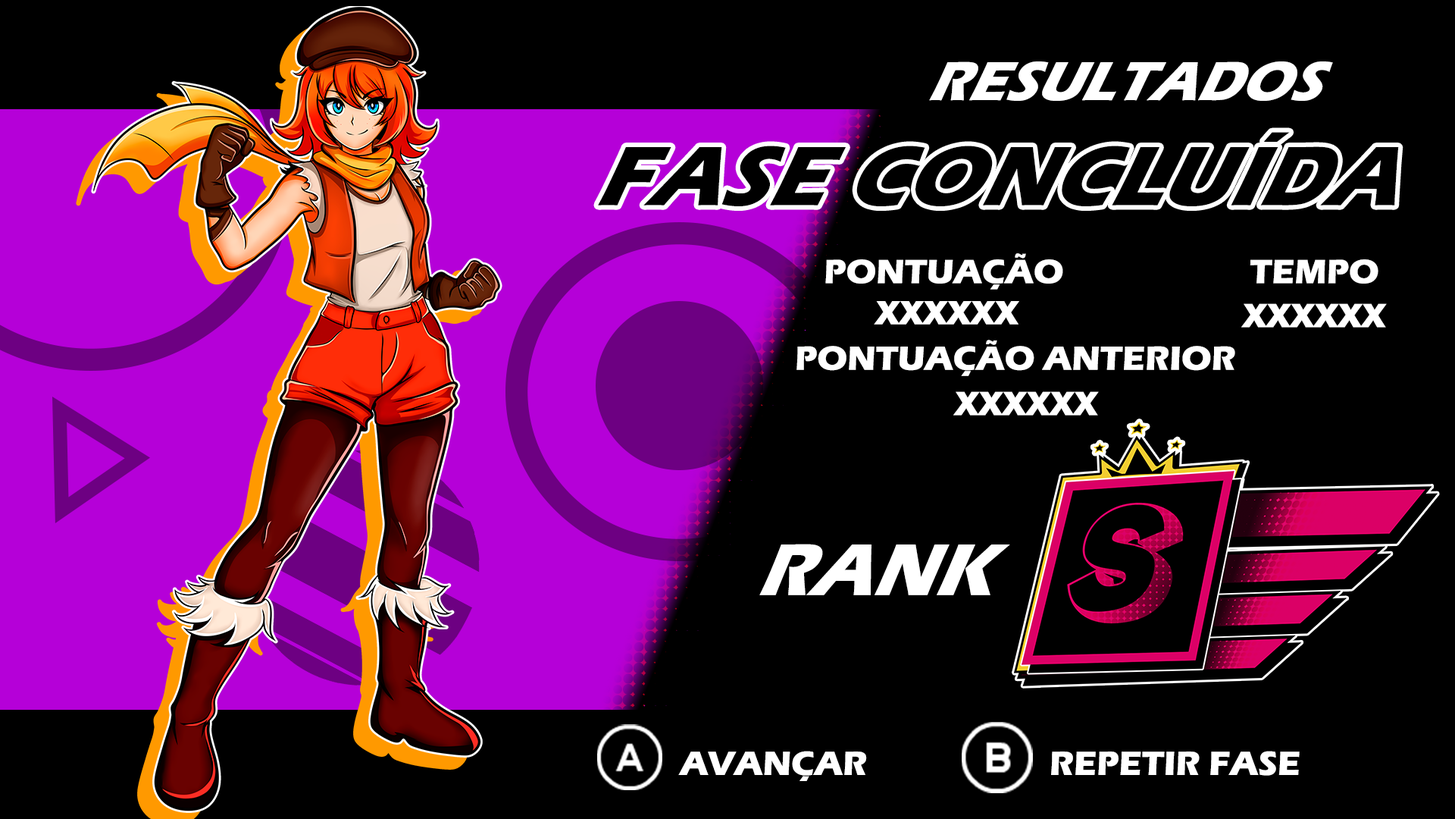
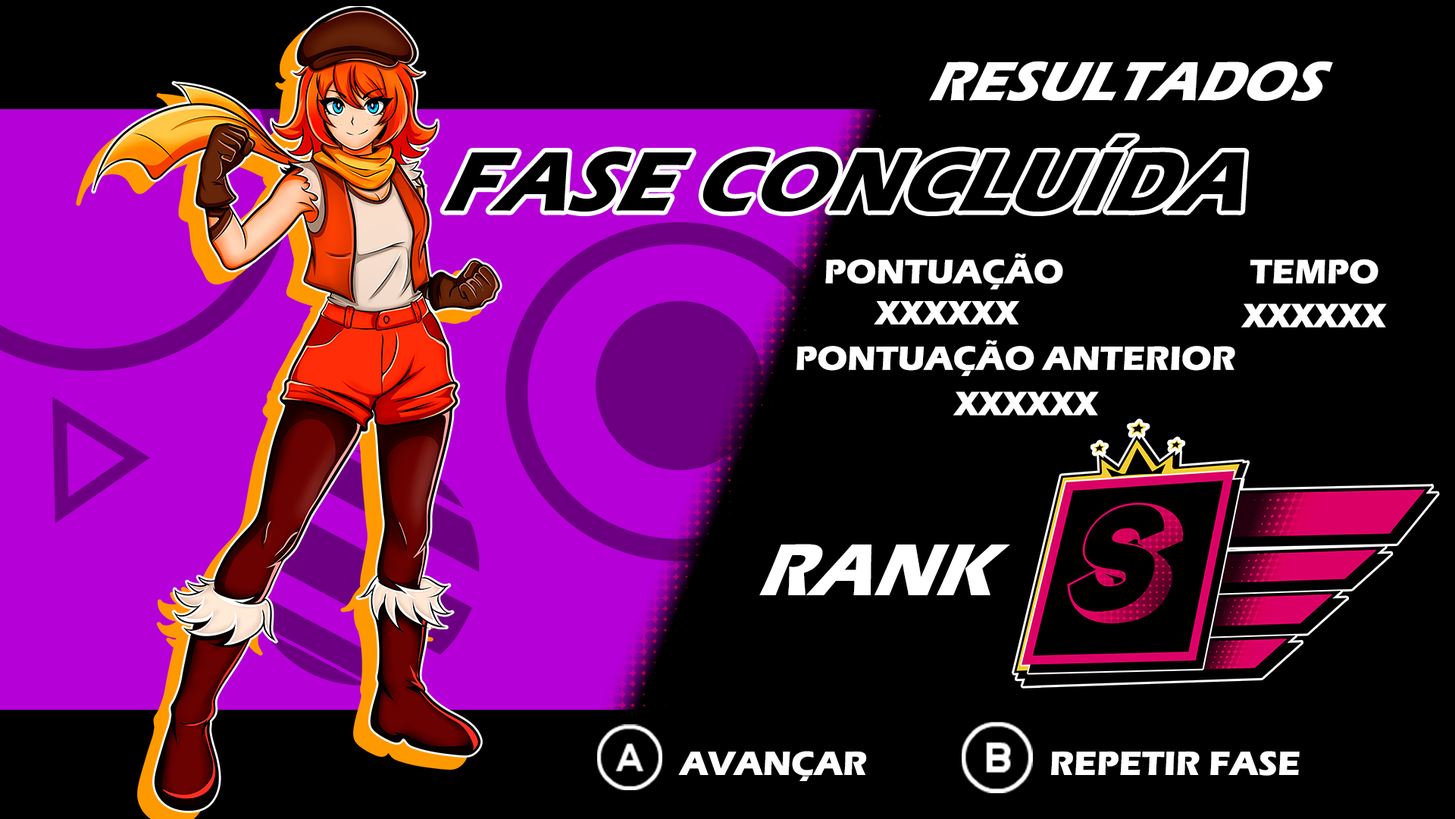
Comparing the layer stacks of the two w=1455, h=819 images. Changes:
painted on "FASE CONCLUÍDA" over <box>439,131,1400,217</box>
